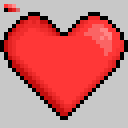
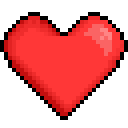
Two versions of the same layered image (128x128). Layer-by-layer changes:
hid "Color" over 4, 4, 20, 12
hid "Background" over 0, 0, 128, 128
